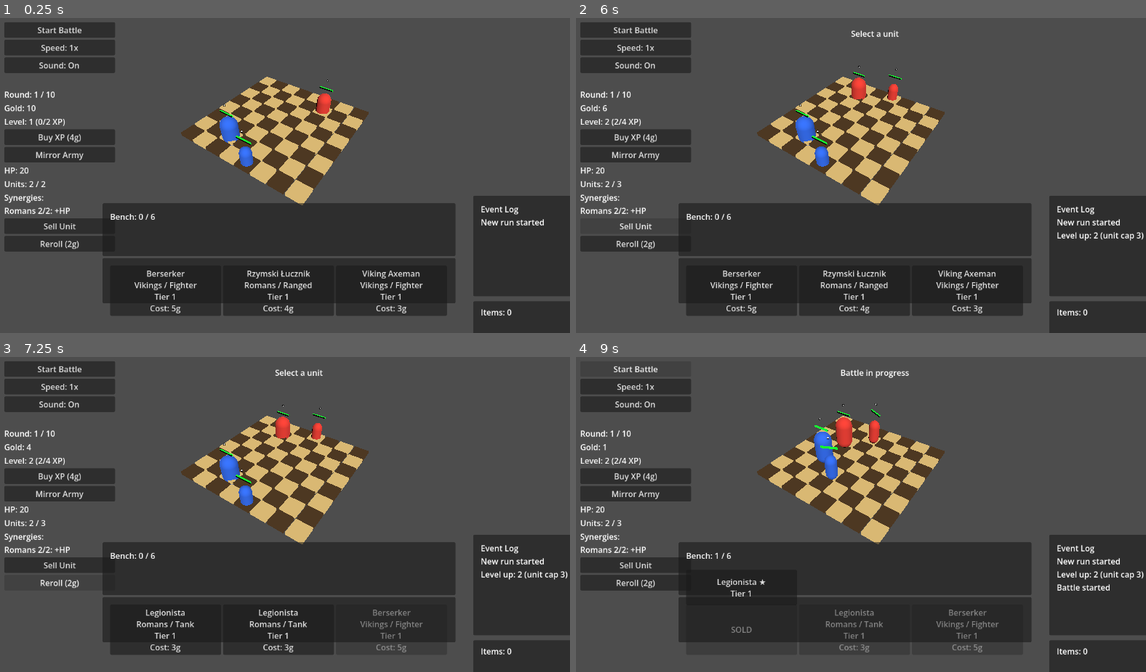
Above: before the commit, frames 1-4 (two rows, left to right).
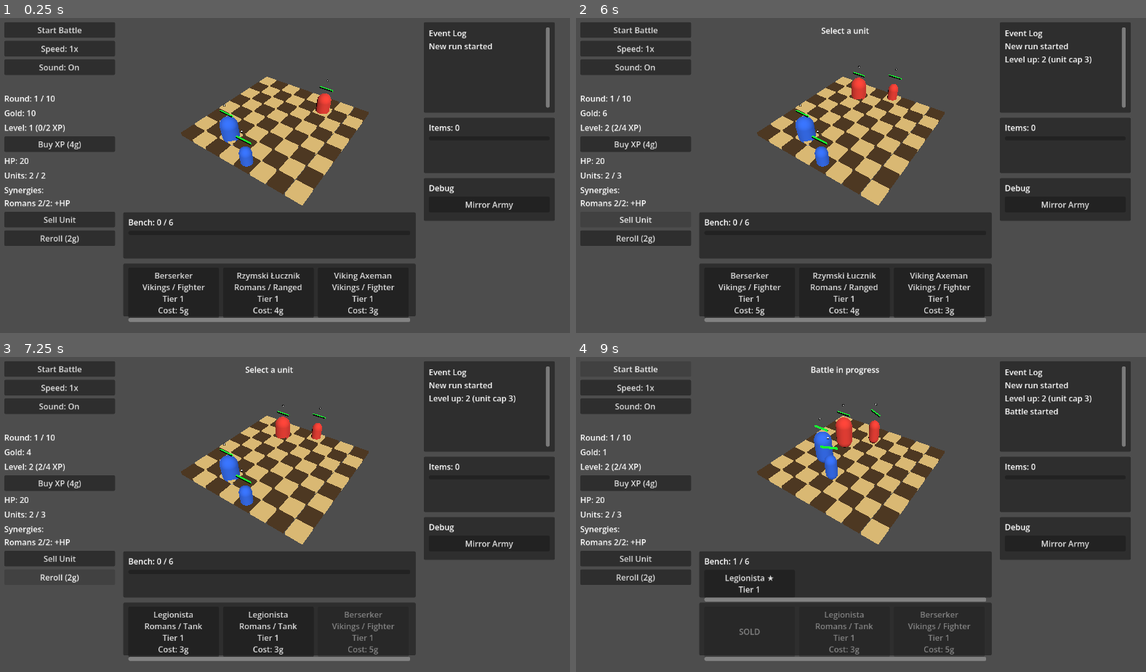
Above: after the commit, the same moments.

Repository: janmgryka-bit/warmarket
Game: Godot game, scene res://scenes/Main.tscn
The game is run twice, just before and just after one commit, with the same random seed, the same clock (stepped at 60 frames per second) and the same inputs.
Inputs:
- Up to frame 1 (0.25 s): no input
- Up to frame 2 (6 s): click "Speed: 1x" at 0.5 s; click "Speed: 2x" at 1.25 s; click "Speed: 4x" at 2 s; click "Sound: On" at 2.75 s; click "Sound: Off" at 3.5 s; click "Buy XP (4g)" at 4.25 s; click "Mirror Army" at 5 s; click "Sell Unit" at 5.75 s
- Up to frame 3 (7.25 s): click "Reroll (2g)" at 6.5 s
- Up to frame 4 (9 s): click "Legionista Romans / Tank Tier…" at 7.25 s; click "Start Battle" at 8 s; click "Start Battle" at 8.75 s

The runs differ from the first frame. In frame 1, 30% of the frame differs, in the area x 0-100%, y 1-100%; in frame 2, 30%; in frame 3, 29%; in frame 4, 29%.

Commit message:
Refactor UI to responsive layout

Diff:
--- a/godot_project/war-market/scenes/Main.tscn
+++ b/godot_project/war-market/scenes/Main.tscn
@@ -32,181 +32,280 @@
 
 [node name="UI" type="CanvasLayer" parent="." unique_id=390280858]
 
-[node name="ActionFeedbackLabel" type="Label" parent="UI"]
+[node name="MainLayout" type="MarginContainer" parent="UI"]
+anchors_preset = 15
+anchor_right = 1.0
+anchor_bottom = 1.0
+offset_left = 16.0
+offset_top = 16.0
+offset_right = -16.0
+offset_bottom = -16.0
+theme_override_constants/margin_left = 14
+theme_override_constants/margin_top = 14
+theme_override_constants/margin_right = 14
+theme_override_constants/margin_bottom = 14
+
+[node name="RootColumns" type="HBoxContainer" parent="UI/MainLayout"]
+layout_mode = 2
+size_flags_horizontal = 3
+size_flags_vertical = 3
+theme_override_constants/separation = 16
+
+[node name="LeftSidebar" type="VBoxContainer" parent="UI/MainLayout/RootColumns"]
+layout_mode = 2
+custom_minimum_size = Vector2(220, 0)
+theme_override_constants/separation = 6
+
+[node name="StartBattleButton" type="Button" parent="UI/MainLayout/RootColumns/LeftSidebar" unique_id=1115291842]
+layout_mode = 2
+text = "Start Battle"
+
+[node name="RestartRoundButton" type="Button" parent="UI/MainLayout/RootColumns/LeftSidebar" unique_id=1092564637]
 visible = false
-offset_left = 420.0
-offset_top = 35.0
-offset_right = 810.0
-offset_bottom = 70.0
+layout_mode = 2
+text = "Next Round"
+
+[node name="BattleSpeedButton" type="Button" parent="UI/MainLayout/RootColumns/LeftSidebar"]
+layout_mode = 2
+text = "Speed: 1x"
+
+[node name="MuteButton" type="Button" parent="UI/MainLayout/RootColumns/LeftSidebar"]
+layout_mode = 2
+text = "Sound: On"
+
+[node name="RoundResultLabel" type="Label" parent="UI/MainLayout/RootColumns/LeftSidebar" unique_id=1876565823]
+layout_mode = 2
+text = "Round Result"
+
+[node name="RoundLabel" type="Label" parent="UI/MainLayout/RootColumns/LeftSidebar" unique_id=1876565824]
+layout_mode = 2
+text = "Round: 1"
+
+[node name="GoldLabel" type="Label" parent="UI/MainLayout/RootColumns/LeftSidebar" unique_id=1612883263]
+layout_mode = 2
+text = "Gold: 10"
+
+[node name="PlayerLevelLabel" type="Label" parent="UI/MainLayout/RootColumns/LeftSidebar"]
+layout_mode = 2
+text = "Level: 1 (0/2 XP)"
+
+[node name="BuyXPButton" type="Button" parent="UI/MainLayout/RootColumns/LeftSidebar"]
+layout_mode = 2
+text = "Buy XP (4g)"
+
+[node name="PlayerHealthLabel" type="Label" parent="UI/MainLayout/RootColumns/LeftSidebar" unique_id=1612883266]
+layout_mode = 2
+text = "HP: 20"
+
+[node name="UnitCapLabel" type="Label" parent="UI/MainLayout/RootColumns/LeftSidebar" unique_id=1612883265]
+layout_mode = 2
+text = "Units: 0 / 2"
+
+[node name="SynergyLabel" type="Label" parent="UI/MainLayout/RootColumns/LeftSidebar"]
+layout_mode = 2
+autowrap_mode = 3
+text = "Synergies: None"
+
+[node name="SellUnitButton" type="Button" parent="UI/MainLayout/RootColumns/LeftSidebar" unique_id=1612883264]
+layout_mode = 2
+text = "Sell Unit"
+
+[node name="RerollButton" type="Button" parent="UI/MainLayout/RootColumns/LeftSidebar" unique_id=2048921484]
+layout_mode = 2
+text = "Reroll (2g)"
+
+[node name="CenterArea" type="VBoxContainer" parent="UI/MainLayout/RootColumns"]
+layout_mode = 2
+size_flags_horizontal = 3
+size_flags_vertical = 3
+theme_override_constants/separation = 12
+
+[node name="ActionFeedbackLabel" type="Label" parent="UI/MainLayout/RootColumns/CenterArea"]
+visible = false
+layout_mode = 2
+custom_minimum_size = Vector2(0, 34)
 text = "Action feedback"
 horizontal_alignment = 1
 vertical_alignment = 1
 
-[node name="HudContainer" type="VBoxContainer" parent="UI" unique_id=390280859]
-offset_left = 30.0
-offset_top = 30.0
-offset_right = 250.0
-offset_bottom = 400.0
-custom_minimum_size = Vector2(220, 0)
-
-[node name="StartBattleButton" type="Button" parent="UI/HudContainer" unique_id=1115291842]
-layout_mode = 2
-text = "Start Battle"
-
-[node name="BattleSpeedButton" type="Button" parent="UI/HudContainer"]
-layout_mode = 2
-text = "Speed: 1x"
-
-[node name="MuteButton" type="Button" parent="UI/HudContainer"]
-layout_mode = 2
-text = "Sound: On"
-
-[node name="RoundResultLabel" type="Label" parent="UI/HudContainer" unique_id=1876565823]
-layout_mode = 2
-text = "Round Result"
-
-[node name="RoundLabel" type="Label" parent="UI/HudContainer" unique_id=1876565824]
-layout_mode = 2
-text = "Round: 1"
-
-[node name="GoldLabel" type="Label" parent="UI/HudContainer" unique_id=1612883263]
-layout_mode = 2
-text = "Gold: 10"
-
-[node name="PlayerLevelLabel" type="Label" parent="UI/HudContainer"]
-layout_mode = 2
-text = "Level: 1 (0/2 XP)"
-
-[node name="BuyXPButton" type="Button" parent="UI/HudContainer"]
-layout_mode = 2
-text = "Buy XP (4g)"
-
-[node name="UseSelfAsOpponentButton" type="Button" parent="UI/HudContainer"]
+[node name="CenterSpacer" type="Control" parent="UI/MainLayout/RootColumns/CenterArea"]
+layout_mode = 2
+size_flags_vertical = 3
+
+[node name="BottomArea" type="VBoxContainer" parent="UI/MainLayout/RootColumns/CenterArea"]
+layout_mode = 2
+custom_minimum_size = Vector2(0, 210)
+theme_override_constants/separation = 10
+
+[node name="BenchPanel" type="Panel" parent="UI/MainLayout/RootColumns/CenterArea/BottomArea" unique_id=2100000001]
+layout_mode = 2
+custom_minimum_size = Vector2(0, 92)
+
+[node name="BenchMargin" type="MarginContainer" parent="UI/MainLayout/RootColumns/CenterArea/BottomArea/BenchPanel"]
+anchors_preset = 15
+anchor_right = 1.0
+anchor_bottom = 1.0
+offset_left = 10.0
+offset_top = 8.0
+offset_right = -10.0
+offset_bottom = -8.0
+
+[node name="BenchContent" type="VBoxContainer" parent="UI/MainLayout/RootColumns/CenterArea/BottomArea/BenchPanel/BenchMargin"]
+layout_mode = 2
+theme_override_constants/separation = 6
+
+[node name="BenchLabel" type="Label" parent="UI/MainLayout/RootColumns/CenterArea/BottomArea/BenchPanel/BenchMargin/BenchContent" unique_id=2100000002]
+layout_mode = 2
+text = "Bench: 0 / 6"
+
+[node name="BenchScroll" type="ScrollContainer" parent="UI/MainLayout/RootColumns/CenterArea/BottomArea/BenchPanel/BenchMargin/BenchContent"]
+layout_mode = 2
+size_flags_horizontal = 3
+horizontal_scroll_mode = 2
+vertical_scroll_mode = 0
+
+[node name="BenchItems" type="HBoxContainer" parent="UI/MainLayout/RootColumns/CenterArea/BottomArea/BenchPanel/BenchMargin/BenchContent/BenchScroll" unique_id=2100000003]
+layout_mode = 2
+size_flags_horizontal = 3
+theme_override_constants/separation = 8
+
+[node name="ShopPanel" type="Panel" parent="UI/MainLayout/RootColumns/CenterArea/BottomArea" unique_id=1612883262]
+layout_mode = 2
+custom_minimum_size = Vector2(0, 105)
+
+[node name="ShopMargin" type="MarginContainer" parent="UI/MainLayout/RootColumns/CenterArea/BottomArea/ShopPanel"]
+anchors_preset = 15
+anchor_right = 1.0
+anchor_bottom = 1.0
+offset_left = 10.0
+offset_top = 8.0
+offset_right = -10.0
+offset_bottom = -8.0
+
+[node name="ShopScroll" type="ScrollContainer" parent="UI/MainLayout/RootColumns/CenterArea/BottomArea/ShopPanel/ShopMargin"]
+layout_mode = 2
+size_flags_horizontal = 3
+size_flags_vertical = 3
+horizontal_scroll_mode = 2
+vertical_scroll_mode = 0
+
+[node name="ShopItems" type="HBoxContainer" parent="UI/MainLayout/RootColumns/CenterArea/BottomArea/ShopPanel/ShopMargin/ShopScroll" unique_id=2048921483]
+layout_mode = 2
+size_flags_horizontal = 3
+theme_override_constants/separation = 8
+
+[node name="RightSidebar" type="VBoxContainer" parent="UI/MainLayout/RootColumns"]
+layout_mode = 2
+custom_minimum_size = Vector2(260, 0)
+theme_override_constants/separation = 10
+
+[node name="UnitDetailsPanel" type="Panel" parent="UI/MainLayout/RootColumns/RightSidebar"]
+visible = false
+layout_mode = 2
+custom_minimum_size = Vector2(0, 215)
+
+[node name="UnitDetailsMargin" type="MarginContainer" parent="UI/MainLayout/RootColumns/RightSidebar/UnitDetailsPanel"]
+anchors_preset = 15
+anchor_right = 1.0
+anchor_bottom = 1.0
+offset_left = 10.0
+offset_top = 10.0
+offset_right = -10.0
+offset_bottom = -10.0
+
+[node name="UnitDetailsLabel" type="Label" parent="UI/MainLayout/RootColumns/RightSidebar/UnitDetailsPanel/UnitDetailsMargin"]
+layout_mode = 2
+autowrap_mode = 3
+text = "Unit Details"
+
+[node name="EventLogPanel" type="Panel" parent="UI/MainLayout/RootColumns/RightSidebar"]
+layout_mode = 2
+custom_minimum_size = Vector2(0, 180)
+
+[node name="EventLogMargin" type="MarginContainer" parent="UI/MainLayout/RootColumns/RightSidebar/EventLogPanel"]
+anchors_preset = 15
+anchor_right = 1.0
+anchor_bottom = 1.0
+offset_left = 10.0
+offset_top = 10.0
+offset_right = -10.0
+offset_bottom = -10.0
+
+[node name="EventLogScroll" type="ScrollContainer" parent="UI/MainLayout/RootColumns/RightSidebar/EventLogPanel/EventLogMargin"]
+layout_mode = 2
+size_flags_horizontal = 3
+size_flags_vertical = 3
+horizontal_scroll_mode = 0
+vertical_scroll_mode = 2
+
+[node name="EventLogLabel" type="Label" parent="UI/MainLayout/RootColumns/RightSidebar/EventLogPanel/EventLogMargin/EventLogScroll"]
+layout_mode = 2
+size_flags_horizontal = 3
+autowrap_mode = 3
+text = "Event Log"
+
+[node name="ItemPanel" type="Panel" parent="UI/MainLayout/RootColumns/RightSidebar"]
+layout_mode = 2
+custom_minimum_size = Vector2(0, 110)
+
+[node name="ItemMargin" type="MarginContainer" parent="UI/MainLayout/RootColumns/RightSidebar/ItemPanel"]
+anchors_preset = 15
+anchor_right = 1.0
+anchor_bottom = 1.0
+offset_left = 10.0
+offset_top = 8.0
+offset_right = -10.0
+offset_bottom = -8.0
+
+[node name="ItemContent" type="VBoxContainer" parent="UI/MainLayout/RootColumns/RightSidebar/ItemPanel/ItemMargin"]
+layout_mode = 2
+theme_override_constants/separation = 6
+
+[node name="ItemLabel" type="Label" parent="UI/MainLayout/RootColumns/RightSidebar/ItemPanel/ItemMargin/ItemContent"]
+layout_mode = 2
+text = "Items: 0"
+
+[node name="ItemScroll" type="ScrollContainer" parent="UI/MainLayout/RootColumns/RightSidebar/ItemPanel/ItemMargin/ItemContent"]
+layout_mode = 2
+size_flags_horizontal = 3
+horizontal_scroll_mode = 2
+vertical_scroll_mode = 0
+
+[node name="ItemItems" type="HBoxContainer" parent="UI/MainLayout/RootColumns/RightSidebar/ItemPanel/ItemMargin/ItemContent/ItemScroll"]
+layout_mode = 2
+size_flags_horizontal = 3
+theme_override_constants/separation = 8
+
+[node name="DebugPanel" type="Panel" parent="UI/MainLayout/RootColumns/RightSidebar"]
+layout_mode = 2
+custom_minimum_size = Vector2(0, 85)
+
+[node name="DebugMargin" type="MarginContainer" parent="UI/MainLayout/RootColumns/RightSidebar/DebugPanel"]
+anchors_preset = 15
+anchor_right = 1.0
+anchor_bottom = 1.0
+offset_left = 10.0
+offset_top = 8.0
+offset_right = -10.0
+offset_bottom = -8.0
+
+[node name="DebugContent" type="VBoxContainer" parent="UI/MainLayout/RootColumns/RightSidebar/DebugPanel/DebugMargin"]
+layout_mode = 2
+theme_override_constants/separation = 6
+
+[node name="DebugLabel" type="Label" parent="UI/MainLayout/RootColumns/RightSidebar/DebugPanel/DebugMargin/DebugContent"]
+layout_mode = 2
+text = "Debug"
+
+[node name="UseSelfAsOpponentButton" type="Button" parent="UI/MainLayout/RootColumns/RightSidebar/DebugPanel/DebugMargin/DebugContent"]
 layout_mode = 2
 text = "Mirror Army"
 
-[node name="PlayerHealthLabel" type="Label" parent="UI/HudContainer" unique_id=1612883266]
-layout_mode = 2
-text = "HP: 20"
-
-[node name="UnitCapLabel" type="Label" parent="UI/HudContainer" unique_id=1612883265]
-layout_mode = 2
-text = "Units: 0 / 2"
-
-[node name="SynergyLabel" type="Label" parent="UI/HudContainer"]
-layout_mode = 2
-text = "Synergies: None"
-
-[node name="SellUnitButton" type="Button" parent="UI/HudContainer" unique_id=1612883264]
-layout_mode = 2
-text = "Sell Unit"
-
-[node name="RerollButton" type="Button" parent="UI/HudContainer" unique_id=2048921484]
-layout_mode = 2
-text = "Reroll (2g)"
-
-[node name="RestartRoundButton" type="Button" parent="UI" unique_id=1092564637]
-offset_left = 30.0
-offset_top = 95.0
-offset_right = 230.0
-offset_bottom = 145.0
-text = "Next Round"
-
-[node name="UnitDetailsPanel" type="Panel" parent="UI"]
-visible = false
-offset_left = 960.0
-offset_top = 115.0
-offset_right = 1210.0
-offset_bottom = 360.0
-
-[node name="UnitDetailsLabel" type="Label" parent="UI/UnitDetailsPanel"]
-layout_mode = 0
-offset_left = 15.0
-offset_top = 15.0
-offset_right = 235.0
-offset_bottom = 230.0
-text = "Unit Details"
-
-[node name="EventLogPanel" type="Panel" parent="UI"]
-offset_left = 960.0
-offset_top = 375.0
-offset_right = 1210.0
-offset_bottom = 575.0
-
-[node name="EventLogLabel" type="Label" parent="UI/EventLogPanel"]
-layout_mode = 0
-offset_left = 15.0
-offset_top = 15.0
-offset_right = 235.0
-offset_bottom = 185.0
-text = "Event Log"
-
-[node name="ItemPanel" type="Panel" parent="UI"]
-offset_left = 960.0
-offset_top = 585.0
-offset_right = 1210.0
-offset_bottom = 675.0
-
-[node name="ItemLabel" type="Label" parent="UI/ItemPanel"]
-layout_mode = 0
-offset_left = 15.0
-offset_top = 10.0
-offset_right = 235.0
-offset_bottom = 35.0
-text = "Items: 0"
-
-[node name="ItemItems" type="HBoxContainer" parent="UI/ItemPanel"]
-layout_mode = 0
-offset_left = 15.0
-offset_top = 40.0
-offset_right = 235.0
-offset_bottom = 80.0
-separation = 8
-
-[node name="BottomContainer" type="VBoxContainer" parent="UI" unique_id=390280860]
-offset_left = 225.0
-offset_top = 390.0
-offset_right = 925.0
-offset_bottom = 640.0
-custom_minimum_size = Vector2(700, 250)
-separation = 10
-
-[node name="BenchPanel" type="Panel" parent="UI/BottomContainer" unique_id=2100000001]
-layout_mode = 2
-custom_minimum_size = Vector2(0, 105)
-
-[node name="BenchLabel" type="Label" parent="UI/BottomContainer/BenchPanel" unique_id=2100000002]
-offset_left = 15.0
-offset_top = 15.0
-offset_right = 305.0
-offset_bottom = 45.0
-text = "Bench: 0 / 6"
-
-[node name="BenchItems" type="HBoxContainer" parent="UI/BottomContainer/BenchPanel" unique_id=2100000003]
-layout_mode = 0
-offset_left = 15.0
-offset_top = 55.0
-offset_right = 735.0
-offset_bottom = 100.0
-separation = 10
-
-[node name="ShopPanel" type="Panel" parent="UI/BottomContainer" unique_id=1612883262]
-layout_mode = 2
-custom_minimum_size = Vector2(0, 90)
-
-[node name="ShopItems" type="HBoxContainer" parent="UI/BottomContainer/ShopPanel" unique_id=2048921483]
-layout_mode = 0
-offset_left = 15.0
-offset_top = 15.0
-offset_right = 685.0
-offset_bottom = 80.0
-separation = 10
-
-[connection signal="pressed" from="UI/HudContainer/StartBattleButton" to="." method="_on_start_battle_button_pressed"]
-[connection signal="pressed" from="UI/HudContainer/BattleSpeedButton" to="." method="_on_battle_speed_button_pressed"]
-[connection signal="pressed" from="UI/HudContainer/MuteButton" to="." method="_on_mute_button_pressed"]
-[connection signal="pressed" from="UI/RestartRoundButton" to="." method="_on_restart_round_button_pressed"]
-[connection signal="pressed" from="UI/HudContainer/RerollButton" to="." method="_on_reroll_button_pressed"]
-[connection signal="pressed" from="UI/HudContainer/BuyXPButton" to="." method="_on_buy_xp_button_pressed"]
-[connection signal="pressed" from="UI/HudContainer/UseSelfAsOpponentButton" to="." method="_on_use_self_as_opponent_button_pressed"]
-[connection signal="pressed" from="UI/HudContainer/SellUnitButton" to="." method="_on_sell_unit_button_pressed"]
+[connection signal="pressed" from="UI/MainLayout/RootColumns/LeftSidebar/StartBattleButton" to="." method="_on_start_battle_button_pressed"]
+[connection signal="pressed" from="UI/MainLayout/RootColumns/LeftSidebar/RestartRoundButton" to="." method="_on_restart_round_button_pressed"]
+[connection signal="pressed" from="UI/MainLayout/RootColumns/LeftSidebar/BattleSpeedButton" to="." method="_on_battle_speed_button_pressed"]
+[connection signal="pressed" from="UI/MainLayout/RootColumns/LeftSidebar/MuteButton" to="." method="_on_mute_button_pressed"]
+[connection signal="pressed" from="UI/MainLayout/RootColumns/LeftSidebar/RerollButton" to="." method="_on_reroll_button_pressed"]
+[connection signal="pressed" from="UI/MainLayout/RootColumns/LeftSidebar/BuyXPButton" to="." method="_on_buy_xp_button_pressed"]
+[connection signal="pressed" from="UI/MainLayout/RootColumns/RightSidebar/DebugPanel/DebugMargin/DebugContent/UseSelfAsOpponentButton" to="." method="_on_use_self_as_opponent_button_pressed"]
+[connection signal="pressed" from="UI/MainLayout/RootColumns/LeftSidebar/SellUnitButton" to="." method="_on_sell_unit_button_pressed"]
--- a/godot_project/war-market/scripts/game.gd
+++ b/godot_project/war-market/scripts/game.gd
@@ -4,30 +4,30 @@
 @onready var board: Node3D = $Board
 @onready var units_container: Node3D = $Units
 @onready var audio_manager: Node = $AudioManager
-@onready var start_button: Button = $UI/HudContainer/StartBattleButton
-@onready var battle_speed_button: Button = $UI/HudContainer/BattleSpeedButton
-@onready var mute_button: Button = $UI/HudContainer/MuteButton
-@onready var restart_button: Button = $UI/RestartRoundButton
-@onready var round_result_label: Label = $UI/HudContainer/RoundResultLabel
-@onready var unit_details_panel: Panel = $UI/UnitDetailsPanel
-@onready var unit_details_label: Label = $UI/UnitDetailsPanel/UnitDetailsLabel
-@onready var event_log_label: Label = $UI/EventLogPanel/EventLogLabel
-@onready var action_feedback_label: Label = $UI/ActionFeedbackLabel
-@onready var item_label: Label = $UI/ItemPanel/ItemLabel
-@onready var item_items: HBoxContainer = $UI/ItemPanel/ItemItems
-@onready var shop_items: HBoxContainer = $UI/BottomContainer/ShopPanel/ShopItems
-@onready var gold_label: Label = $UI/HudContainer/GoldLabel
-@onready var player_level_label: Label = $UI/HudContainer/PlayerLevelLabel
-@onready var round_label: Label = $UI/HudContainer/RoundLabel
-@onready var reroll_button: Button = $UI/HudContainer/RerollButton
-@onready var buy_xp_button: Button = $UI/HudContainer/BuyXPButton
-@onready var use_self_as_opponent_button: Button = $UI/HudContainer/UseSelfAsOpponentButton
-@onready var sell_unit_button: Button = $UI/HudContainer/SellUnitButton
-@onready var unit_cap_label: Label = $UI/HudContainer/UnitCapLabel
-@onready var synergy_label: Label = $UI/HudContainer/SynergyLabel
-@onready var player_health_label: Label = $UI/HudContainer/PlayerHealthLabel
-@onready var bench_label: Label = $UI/BottomContainer/BenchPanel/BenchLabel
-@onready var bench_items: HBoxContainer = $UI/BottomContainer/BenchPanel/BenchItems
+@onready var start_button: Button = $UI/MainLayout/RootColumns/LeftSidebar/StartBattleButton
+@onready var battle_speed_button: Button = $UI/MainLayout/RootColumns/LeftSidebar/BattleSpeedButton
+@onready var mute_button: Button = $UI/MainLayout/RootColumns/LeftSidebar/MuteButton
+@onready var restart_button: Button = $UI/MainLayout/RootColumns/LeftSidebar/RestartRoundButton
+@onready var round_result_label: Label = $UI/MainLayout/RootColumns/LeftSidebar/RoundResultLabel
+@onready var unit_details_panel: Panel = $UI/MainLayout/RootColumns/RightSidebar/UnitDetailsPanel
+@onready var unit_details_label: Label = $UI/MainLayout/RootColumns/RightSidebar/UnitDetailsPanel/UnitDetailsMargin/UnitDetailsLabel
+@onready var event_log_label: Label = $UI/MainLayout/RootColumns/RightSidebar/EventLogPanel/EventLogMargin/EventLogScroll/EventLogLabel
+@onready var action_feedback_label: Label = $UI/MainLayout/RootColumns/CenterArea/ActionFeedbackLabel
+@onready var item_label: Label = $UI/MainLayout/RootColumns/RightSidebar/ItemPanel/ItemMargin/ItemContent/ItemLabel
+@onready var item_items: HBoxContainer = $UI/MainLayout/RootColumns/RightSidebar/ItemPanel/ItemMargin/ItemContent/ItemScroll/ItemItems
+@onready var shop_items: HBoxContainer = $UI/MainLayout/RootColumns/CenterArea/BottomArea/ShopPanel/ShopMargin/ShopScroll/ShopItems
+@onready var gold_label: Label = $UI/MainLayout/RootColumns/LeftSidebar/GoldLabel
+@onready var player_level_label: Label = $UI/MainLayout/RootColumns/LeftSidebar/PlayerLevelLabel
+@onready var round_label: Label = $UI/MainLayout/RootColumns/LeftSidebar/RoundLabel
+@onready var reroll_button: Button = $UI/MainLayout/RootColumns/LeftSidebar/RerollButton
+@onready var buy_xp_button: Button = $UI/MainLayout/RootColumns/LeftSidebar/BuyXPButton
+@onready var use_self_as_opponent_button: Button = $UI/MainLayout/RootColumns/RightSidebar/DebugPanel/DebugMargin/DebugContent/UseSelfAsOpponentButton
+@onready var sell_unit_button: Button = $UI/MainLayout/RootColumns/LeftSidebar/SellUnitButton
+@onready var unit_cap_label: Label = $UI/MainLayout/RootColumns/LeftSidebar/UnitCapLabel
+@onready var synergy_label: Label = $UI/MainLayout/RootColumns/LeftSidebar/SynergyLabel
+@onready var player_health_label: Label = $UI/MainLayout/RootColumns/LeftSidebar/PlayerHealthLabel
+@onready var bench_label: Label = $UI/MainLayout/RootColumns/CenterArea/BottomArea/BenchPanel/BenchMargin/BenchContent/BenchLabel
+@onready var bench_items: HBoxContainer = $UI/MainLayout/RootColumns/CenterArea/BottomArea/BenchPanel/BenchMargin/BenchContent/BenchScroll/BenchItems
 
 # Resources
 var unit_scene: PackedScene = preload("res://units/Unit.tscn")
@@ -1178,7 +1178,7 @@
 			continue
 
 		var card := Button.new()
-		card.custom_minimum_size = Vector2(220, 85)
+		card.custom_minimum_size = Vector2(180, 80)
 
 		if i in sold_shop_offer_indices:
 			card.text = "SOLD"
@@ -1606,7 +1606,7 @@
 	for i in range(bench_units.size()):
 		var entry = bench_units[i]
 		var button = Button.new()
-		button.custom_minimum_size = Vector2(220, 70)
+		button.custom_minimum_size = Vector2(180, 55)
 		button.text = get_bench_unit_display_name(entry)
 		button.pressed.connect(_on_bench_unit_pressed.bind(i))
 		bench_items.add_child(button)
